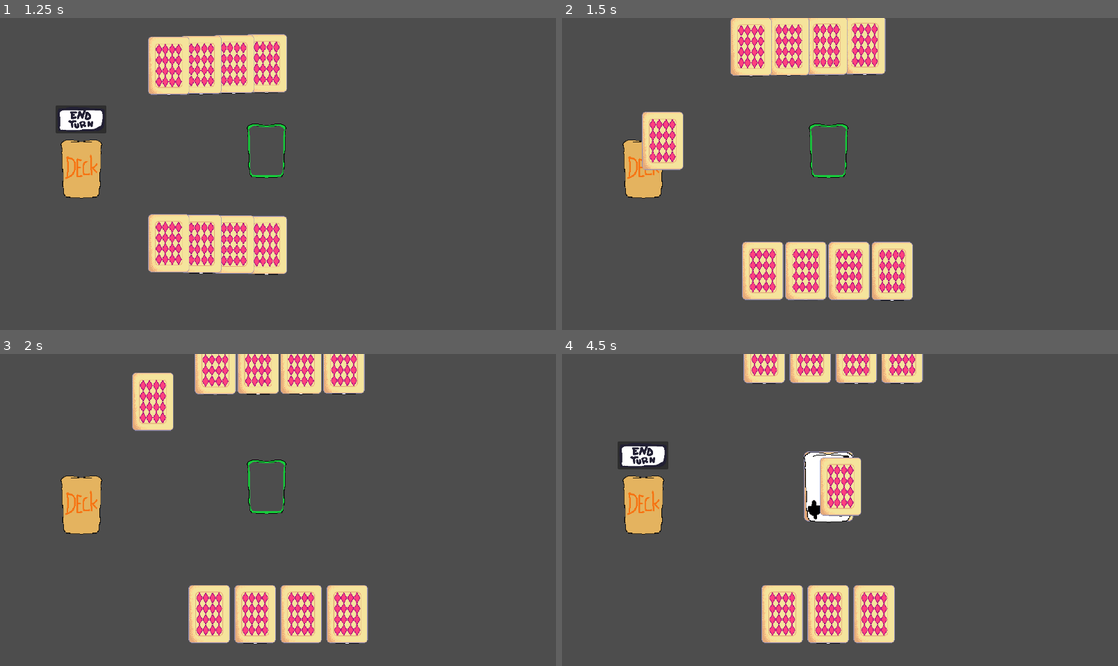
Above: before the commit, frames 1-4 (two rows, left to right).
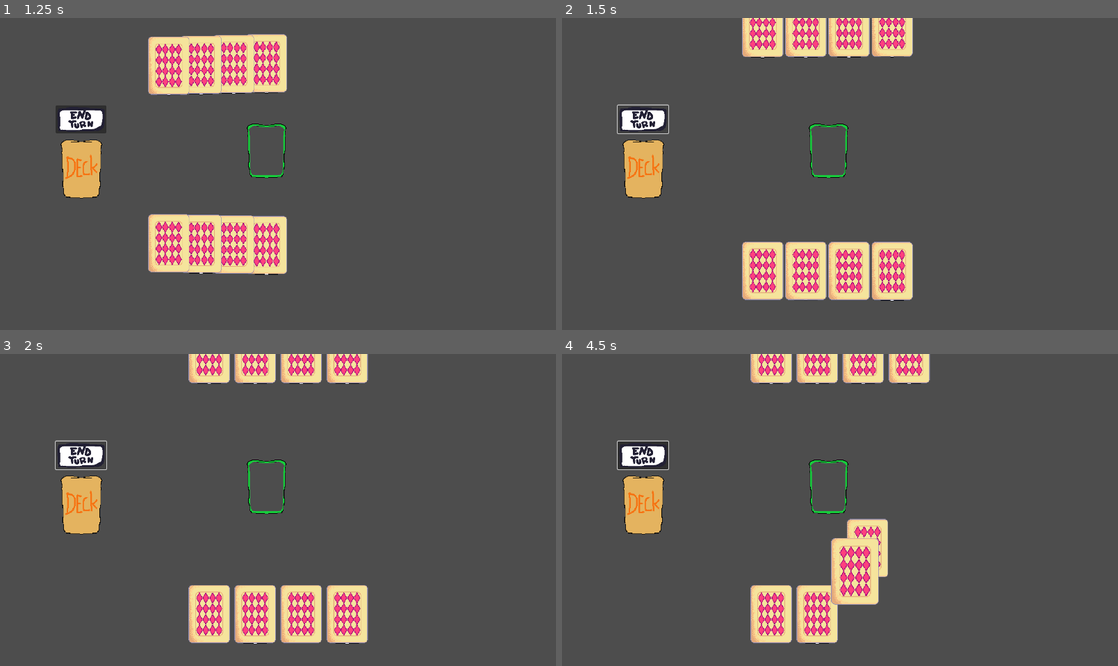
Above: after the commit, the same moments.

Repository: JoJonatasCoelho/full-house
Game: Godot game, scene res://scenes/levels/menu.tscn
The game is run twice, just before and just after one commit, with the same random seed, the same clock (stepped at 60 frames per second) and the same inputs.
Inputs (mouse positions are in pixels of both pictures, inside the frame that each line leads up to):
- Up to frame 1 (1.25 s): click "Jogar" at 0.5 s
- Up to frame 2 (1.5 s): click (645, 117) at 1.25 s
- Up to frame 3 (2 s): no input
- Up to frame 4 (4.5 s): click (645, 453) at 2.02 s; click (645, 453) at 2.75 s; drag from (906, 612) to (828, 485) at 3.52 s; drag from (867, 612) to (828, 485) at 4.27 s

Frame 1 is identical in both runs. In frame 2, 6.6% of the frame differs, in the area x 9-64%, y 0-49%; in frame 3, 5.0%; in frame 4, 9.9%, in the area x 9-67%, y 0-94%.

Commit message:
feat: improve turn

Diff:
--- a/scripts/systems/card_manager.gd
+++ b/scripts/systems/card_manager.gd
@@ -96,15 +96,23 @@
 			card_slot_found.card_in_slot = null
 
 func finish_drag() -> void:
-	card_being_dragged.scale = Vector2(HIGHLIGHTED_CARD_SIZE, HIGHLIGHTED_CARD_SIZE)
+	card_being_dragged.scale = Vector2(CARD_SIZE, CARD_SIZE)
 	var card_slot_found: CardSlot = raycast_check_for_card_slot()
-	var jogada_realizada = false
-	if card_slot_found and !Global.has_played_card:
+	var move_is_valid: bool = false
+	var is_cutting: bool = false
+	if card_slot_found:
+		if card_slot_found.card_in_slot:
+			if card_slot_found.card_in_slot.rank == card_being_dragged.rank:
+				is_cutting = true
+		if is_cutting:
+			move_is_valid = true
+		elif Global.turn == TurnType.TurnType.PLAYER and \
+			Global.drawn_this_turn and \
+			not Global.has_played_card:
+			move_is_valid = true
+	if move_is_valid:
 		if card_slot_found.card_in_slot:
 			card_slot_found.get_node("Sprite2D").texture = card_slot_found.card_in_slot.get_node("CardFront").texture
-			if (card_slot_found.card_in_slot.rank != card_being_dragged.rank) and \
-				(Global.turn != TurnType.TurnType.PLAYER):
-				deck_reference.draw_card(false)
 			card_slot_found.card_in_slot.queue_free()
 		hand_reference.remove_card_from_hand(card_being_dragged)
 		card_being_dragged.reparent(card_slot_found)
@@ -113,9 +121,9 @@
 		card_being_dragged.is_in_card_slot = true
 		card_being_dragged.get_node("AnimationPlayer").play("flip_card_up")
 		highlight_card(card_being_dragged, false)
-		Global.set_played_card()
-		jogada_realizada = true
-	if not jogada_realizada:
+		if not is_cutting:
+			Global.set_played_card()
+	else:
 		hand_reference.add_card_to_hand(card_being_dragged, Global.DEFAULT_CARD_SPEED)
 	card_being_dragged = null
 
--- a/scripts/systems/deck.gd
+++ b/scripts/systems/deck.gd
@@ -15,7 +15,7 @@
 		Global.reset_drawn_this_turn()
 		draw_card(true)
 		Global.reset_drawn_this_turn()
-	Global.set_drawn_this_turn()
+	Global.reset_drawn_this_turn()
 
 func generate_standard_deck():
 	deck.clear()
--- a/scripts/systems/dutch_manager.gd
+++ b/scripts/systems/dutch_manager.gd
@@ -26,7 +26,9 @@
 	opponent_decision()
 	battle_time.start()
 	await battle_time.timeout
-	$CardManager.place_opponent_card(oppnent_hand.hand[randi_range(0, 4)])
+	if oppnent_hand.hand.size() > 0:
+		var card_to_play = oppnent_hand.hand.pick_random()
+		await $CardManager.place_opponent_card(card_to_play)
 	if oppnent_hand.hand.size() == 0:
 		declare_dutch()
 	end_opponent_turn()
@@ -39,6 +41,7 @@
 	end_turn_button.visible = true
 	opponent_played_card = true
 	Global.toggle_turn_type()
+	Global.reset_drawn_this_turn()
 
 	#resetar aqui a variável de puxada nesse turno
 
--- a/scripts/systems/input_manager.gd
+++ b/scripts/systems/input_manager.gd
@@ -30,4 +30,5 @@
 			if card_found:
 				card_manager_reference.start_drag(card_found)
 		elif result_collision_mask == DECK_COLLISION_MASK:
-			deck_reference.draw_card(false)
+			if Global.turn == TurnType.TurnType.PLAYER and not Global.drawn_this_turn:
+				deck_reference.draw_card(false)
